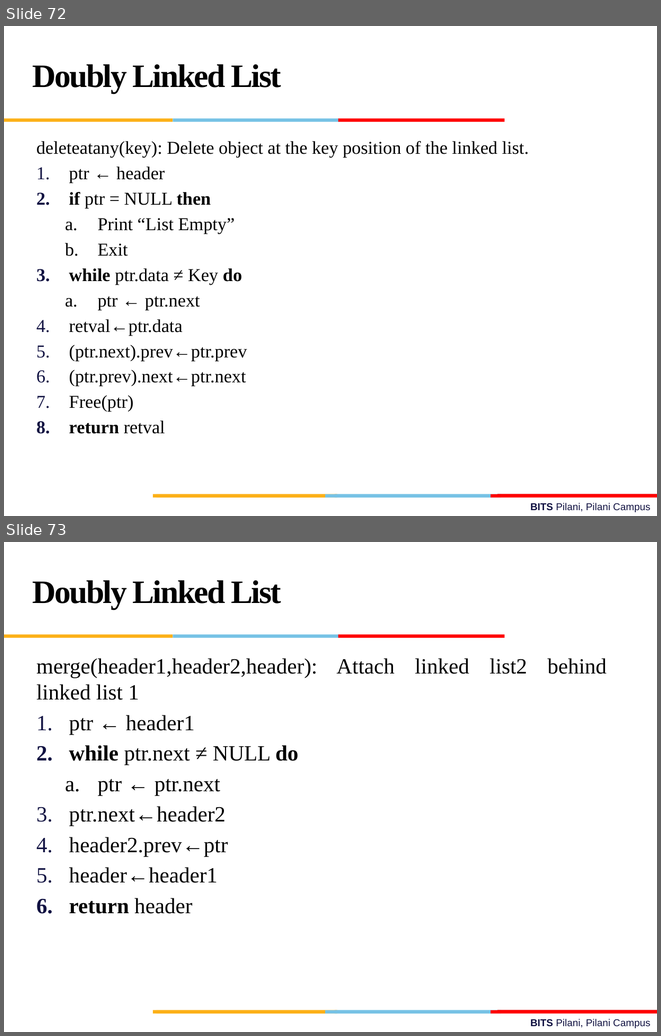
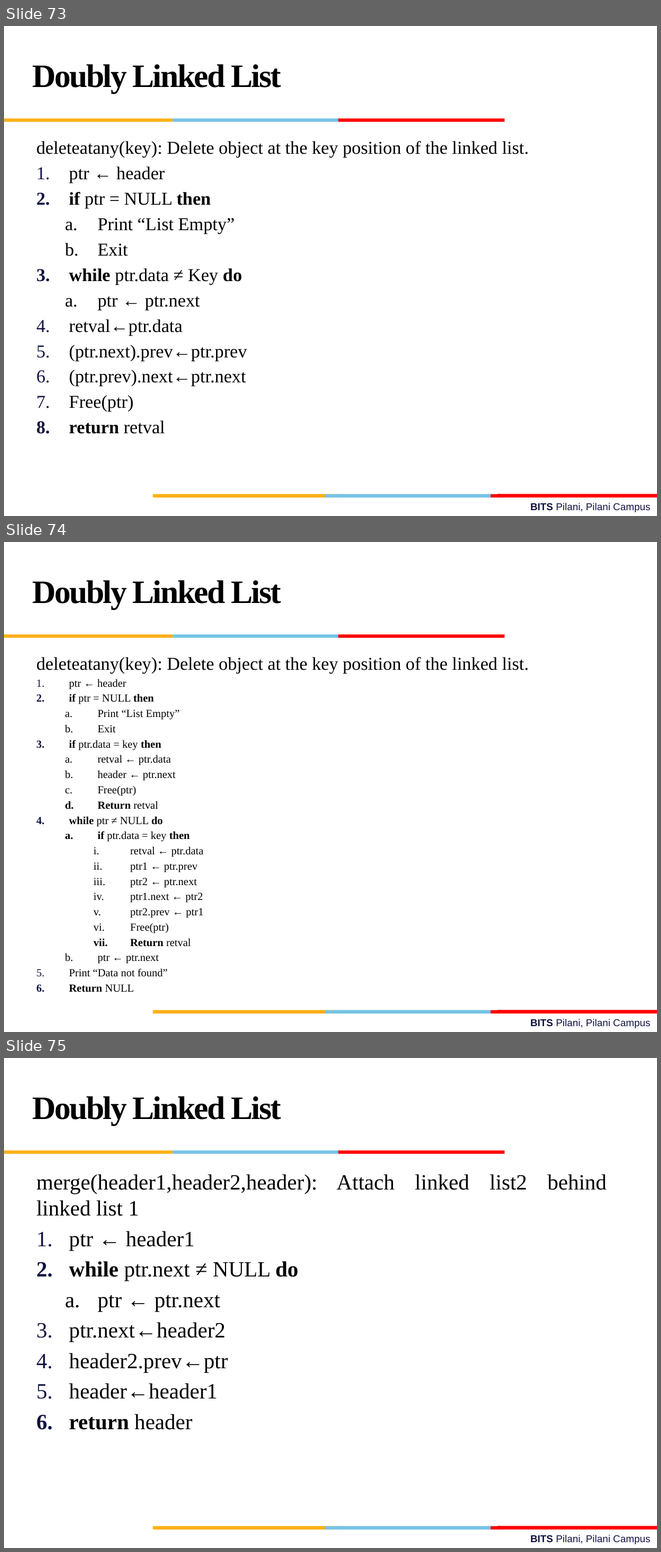
Before and after one commit to sagarchothani/BITS, a slide deck: Sem-1/Subjects/S2-23_SSZG519_Data Structures and Algorithms Design/Lectures CH/L2/L2_Elementary Data Structures.pptx. Shown one above the other, each under a label of ours: slides 72 and 73 before the commit, slides 73, 74 and 75 after it. The pictures are 661x1036 and 661x1552 pixels, drawn with LibreOffice and Linux fonts; fonts in the diff are those of the drawing; background and template pictures are left out. Boxes give left, top, right and bottom in pixels: in the first picture for what was removed or moved away, otherwise in the second. Text is boxed around its words. In the diff, an @@ line names an element or a change of style, - is before the commit and + after.

```diff
--- a/Sem-1/Subjects/S2-23_SSZG519_Data Structures and Algorithms Design/Lectures CH/L2/L2_Elementary Data Structures.pptx
+++ b/Sem-1/Subjects/S2-23_SSZG519_Data Structures and Algorithms Design/Lectures CH/L2/L2_Elementary Data Structures.pptx
@@ slide 74 added at (4, 542, 657, 1032), background #FFFFFF; not listed: 10 template elements that a slide beside it also shows @@
@@ text added at (32, 580, 281, 609), 36 pt, text #000000, bold @@
+Doubly Linked List
@@ text added at (36, 657, 529, 977), 12 pt, text #000000 @@
+deleteatany(key): Delete object at the key position of the linked list.
+1. ptr ← header
+2. if ptr = NULL then
+  a. Print “List Empty”
+  b. Exit
+3. if ptr.data = key then
+  a. retval ← ptr.data
+  b. header ← ptr.next
+  c. Free(ptr)
+  d. Return retval
+4. while ptr ≠ NULL do
+  a. if ptr.data = key then
+    i. retval ← ptr.data
+    ii. ptr1 ← ptr.prev
+    iii. ptr2 ← ptr.next
+    iv. ptr1.next ← ptr2
+    v. ptr2.prev ← ptr1
+    vi. Free(ptr)
+    vii. Return retval
+  b. ptr ← ptr.next
+5. Print “Data not found”
+6. Return NULL
@@ what was slide 72 is now slide 73 @@
@@ what was slide 73 is now slide 75 @@
```
Also in this commit, not shown: 3 slides changed, 1 other slide added, 17 other files.
